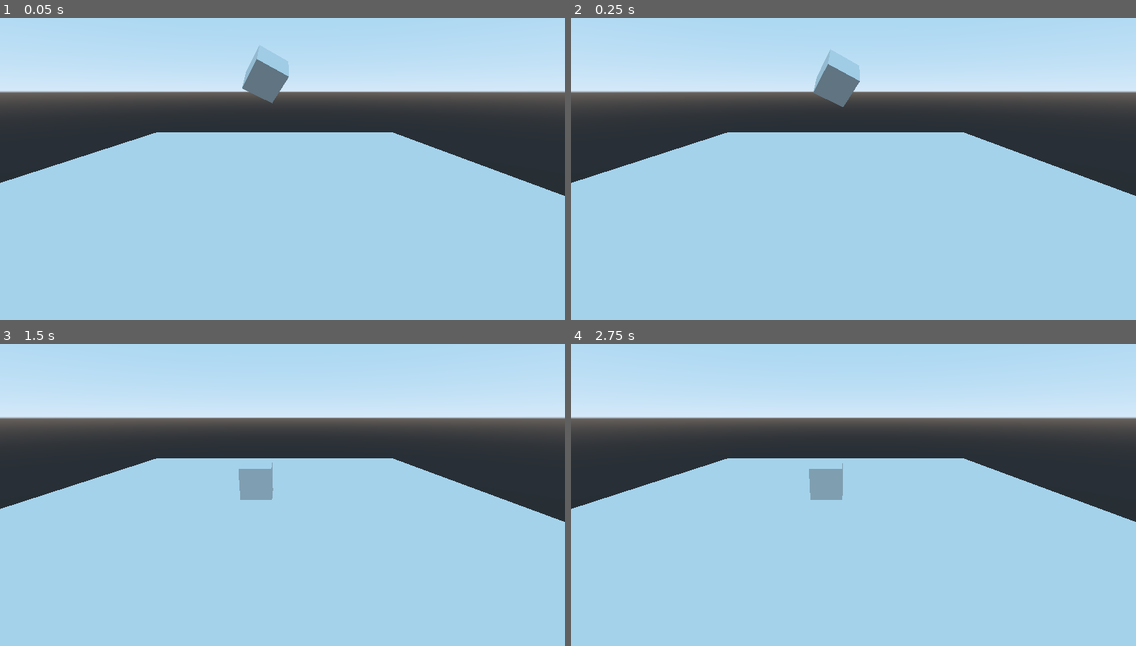
Above: before the commit, frames 1-4 (two rows, left to right).
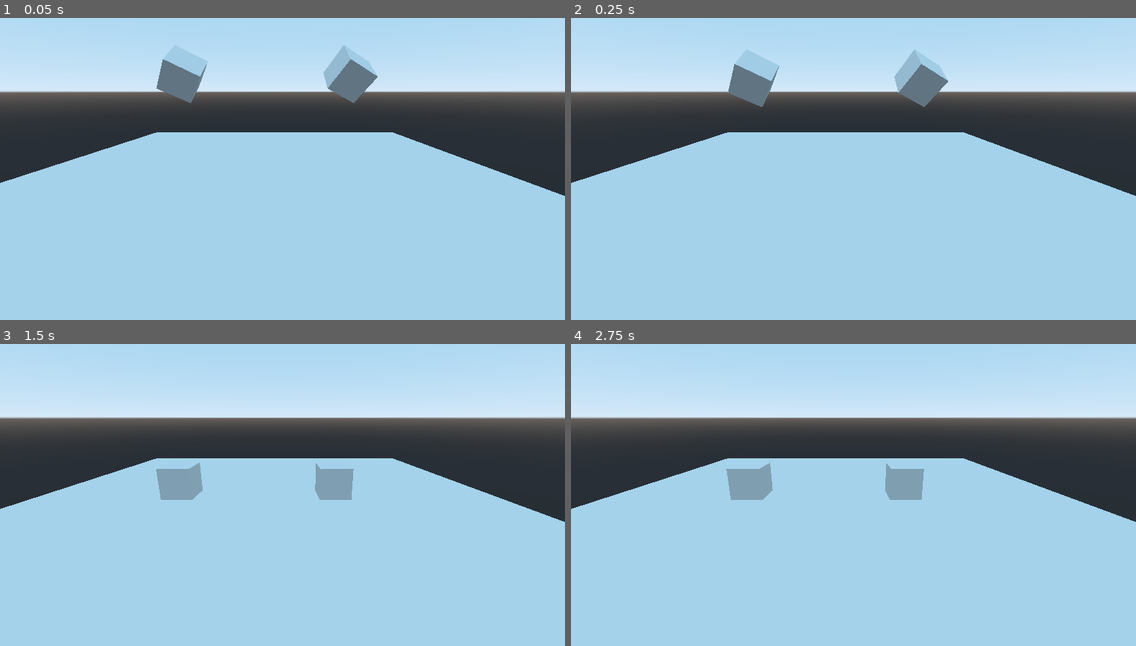
Above: after the commit, the same moments.

Repository: afska/test-godot-3d
Game: Godot game, scene res://Level.tscn
Two runs of this game, one before a commit and one after it. Both use one fixed random seed, a clock stepped at 60 frames per second and the inputs below. The project has no main scene, so this scene is started directly.
Inputs:
- Up to frame 1 (0.05 s): no input
- Up to frame 2 (0.25 s): no input
- Up to frame 3 (1.5 s): no input
- Up to frame 4 (2.75 s): tap Enter at 2 s

The runs differ from the first frame. In frame 1, 3.0% of the frame differs, in the area x 27-67%, y 9-29%; in frame 2, 3.1%, in the area x 27-67%, y 10-30%; in frame 3, 2.1%; in frame 4, 2.1%.

Commit message:
Duplicating box

Diff:
--- a/Level.tscn
+++ b/Level.tscn
@@ -26,7 +26,7 @@
 material/0 = null
 
 [node name="Box" type="RigidBody" parent="."]
-transform = Transform( 0.866025, 0.5, 0, -0.433013, 0.75, -0.5, -0.25, 0.433013, 0.866025, 0, 6, 0 )
+transform = Transform( 0.866025, 0.5, 0, -0.433013, 0.75, -0.5, -0.25, 0.433013, 0.866025, -5, 6, 0 )
 
 [node name="CollisionShape" type="CollisionShape" parent="Box"]
 shape = SubResource( 1 )
@@ -34,3 +34,13 @@
 [node name="MeshInstance" type="MeshInstance" parent="Box"]
 mesh = SubResource( 2 )
 material/0 = null
+
+[node name="Box2" type="RigidBody" parent="."]
+transform = Transform( 0.866025, 0.5, 0, -0.433013, 0.75, -0.5, -0.25, 0.433013, 0.866025, 5, 6, 0 )
+
+[node name="CollisionShape" type="CollisionShape" parent="Box2"]
+shape = SubResource( 1 )
+
+[node name="MeshInstance" type="MeshInstance" parent="Box2"]
+mesh = SubResource( 2 )
+material/0 = null
